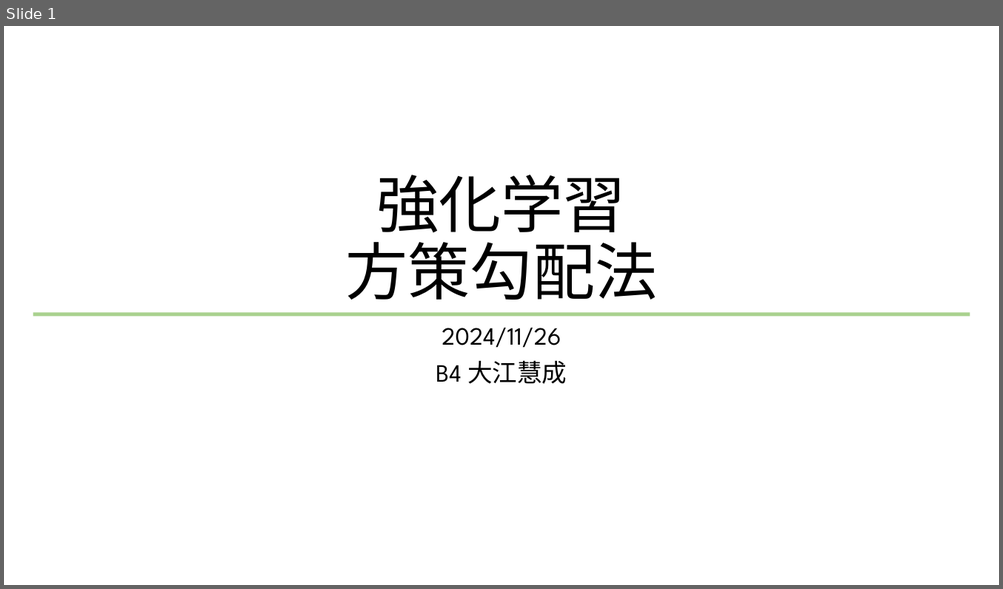
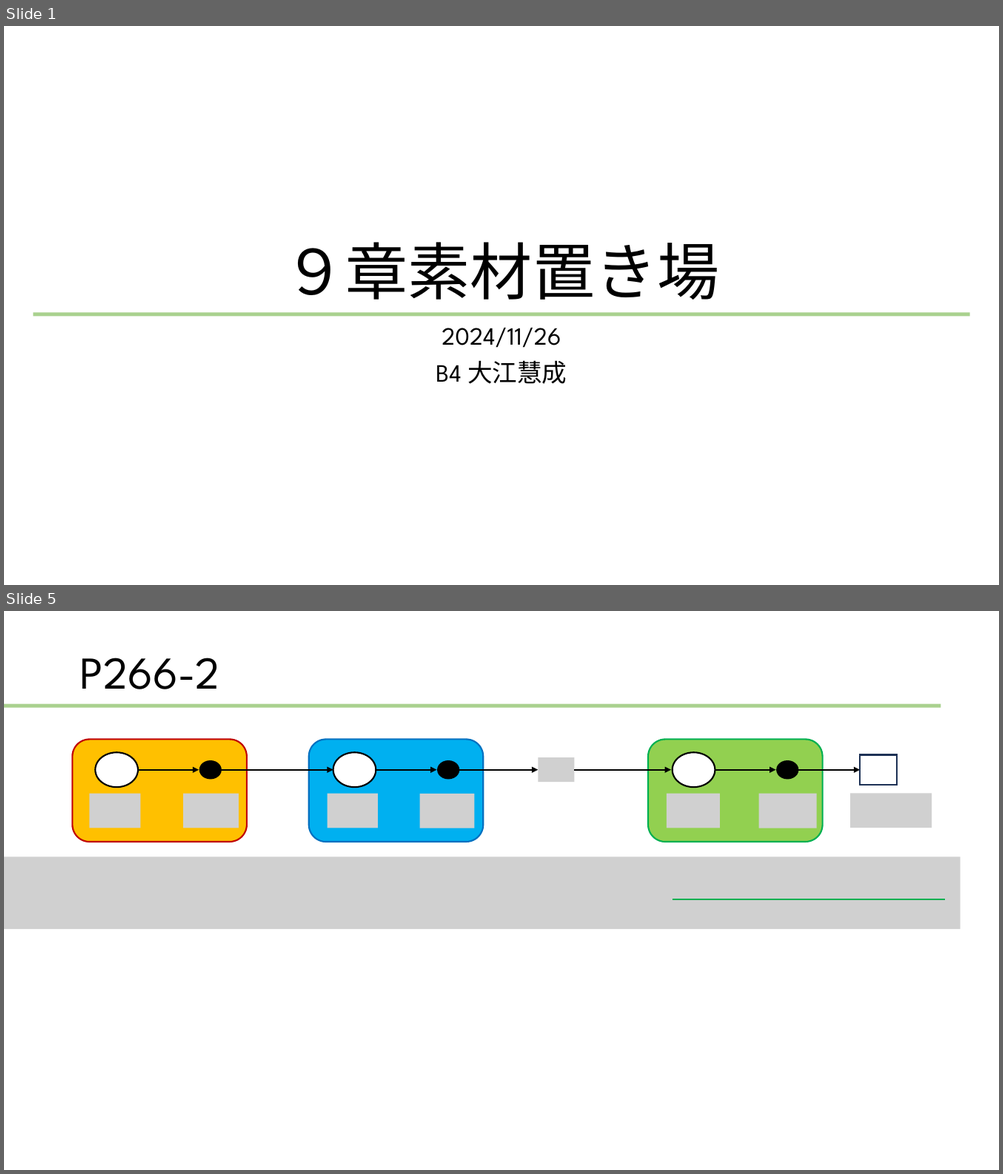
Before and after one commit to meitoma/seminar_2024, a slide deck: 11:26.pptx. Shown one above the other, each under a label of ours: slide 1 before the commit, slides 1 and 5 after it; the slides between them are not shown. The pictures are 1003x589 and 1003x1174 pixels, drawn with LibreOffice and Linux fonts; fonts in the diff are those of the drawing; grey boxes stand for pictures. Boxes give left, top, right and bottom in pixels: in the first picture for what was removed or moved away, otherwise in the second. Text is boxed around its words. In the diff, an @@ line names an element or a change of style, - is before the commit and + after.

```diff
--- a/11:26.pptx
+++ b/11:26.pptx
@@ slide 5 added at (x1=4, y1=611, x2=999, y2=1170), background #FFFFFF @@
@@ title added at (x1=79, y1=658, x2=220, y2=689), 44 pt, text #000000 @@
+P266-2
@@ rectangle added at (x1=4, y1=704, x2=940, y2=708), fill #A9D18E @@
@@ group added at (x1=4, y1=739, x2=960, y2=930): 9 pictures, 7 arrows, 6 ellipses, 3 rounded rectangles, 1 rectangle, 1 line @@
@@ slide 1 changed as well @@
@@ title at (x1=284, y1=242, x2=719, y2=300): text changed @@
-強化学習
-方策勾配法
+９章素材置き場
```
Also in this commit, not shown: 18 other slides added, 1 slide removed.
